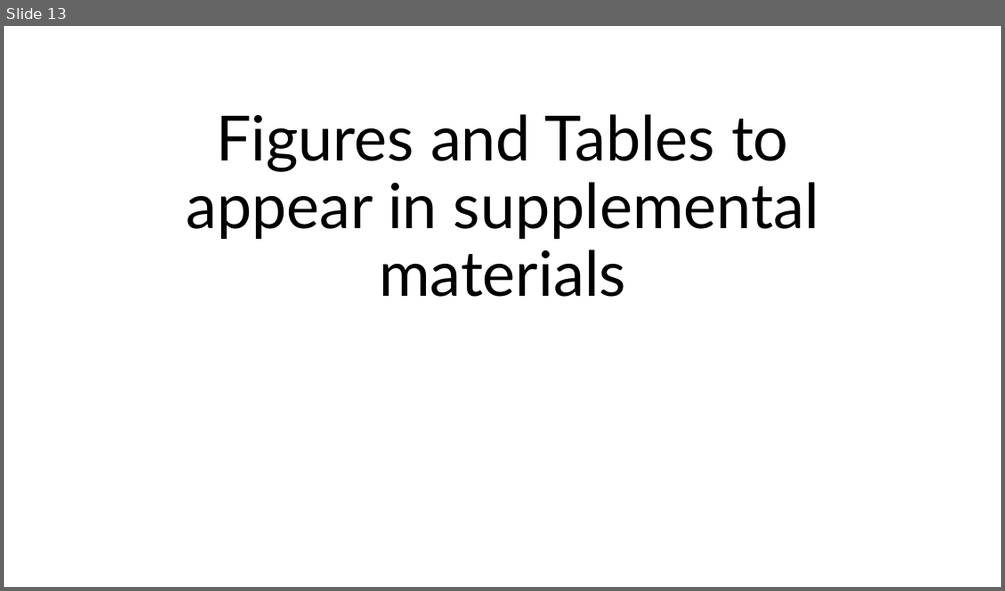
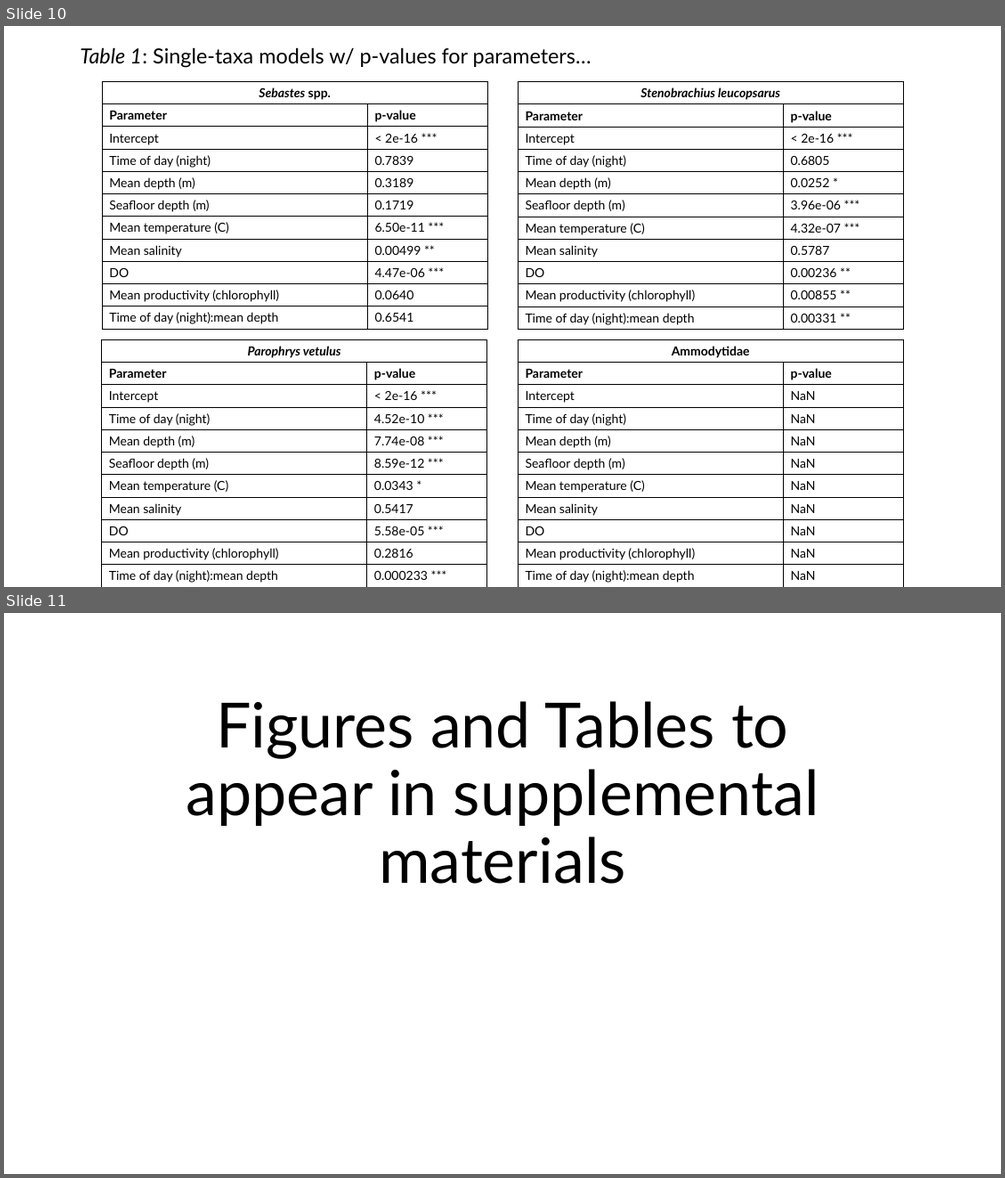
Before and after one commit to LukeABobay/larval-fish-community-analysis, a slide deck: Project Figures and Tables in order.pptx. Shown one above the other, each under a label of ours: slide 13 before the commit, slides 10 and 11 after it. The pictures are 1005x591 and 1005x1178 pixels, drawn with LibreOffice and Linux fonts; fonts in the diff are those of the drawing. Boxes give left, top, right and bottom in pixels: in the first picture for what was removed or moved away, otherwise in the second. Text is boxed around its words. In the diff, an @@ line names an element or a change of style, - is before the commit and + after.

Commit message:
Update powerpoint with figures and tables

```diff
--- a/Project Figures and Tables in order.pptx
+++ b/Project Figures and Tables in order.pptx
@@ slide 10 added at bbox=[4, 26, 1001, 587], background #FFFFFF @@
@@ title added at bbox=[80, 47, 591, 68], 20 pt, text #000000 @@
+Table 1: Single-taxa models w/ p-values for parameters…
@@ table added at bbox=[102, 81, 488, 328], 11 rows, 2 columns @@
+Sebastes spp. | 
+Parameter | p-value
+Intercept | < 2e-16 ***
+Time of day (night) | 0.7839
+Mean depth (m) | 0.3189
+Seafloor depth (m) | 0.1719
+Mean temperature (C) | 6.50e-11 ***
+Mean salinity | 0.00499 **
+DO | 4.47e-06 ***
+Mean productivity (chlorophyll) | 0.0640
+Time of day (night):mean depth | 0.6541
@@ table added at bbox=[518, 82, 904, 329], 11 rows, 2 columns @@
+Stenobrachius leucopsarus | 
+Parameter | p-value
+Intercept | < 2e-16 ***
+Time of day (night) | 0.6805
+Mean depth (m) | 0.0252 *
+Seafloor depth (m) | 3.96e-06 ***
+Mean temperature (C) | 4.32e-07 ***
+Mean salinity | 0.5787
+DO | 0.00236 **
+Mean productivity (chlorophyll) | 0.00855 **
+Time of day (night):mean depth | 0.00331 **
@@ table added at bbox=[101, 340, 487, 587], 11 rows, 2 columns @@
+Parophrys vetulus | 
+Parameter | p-value
+Intercept | < 2e-16 ***
+Time of day (night) | 4.52e-10 ***
+Mean depth (m) | 7.74e-08 ***
+Seafloor depth (m) | 8.59e-12 ***
+Mean temperature (C) | 0.0343 *
+Mean salinity | 0.5417
+DO | 5.58e-05 ***
+Mean productivity (chlorophyll) | 0.2816
+Time of day (night):mean depth | 0.000233 ***
@@ table added at bbox=[518, 340, 904, 587], 11 rows, 2 columns @@
+Ammodytidae | 
+Parameter | p-value
+Intercept | NaN
+Time of day (night) | NaN
+Mean depth (m) | NaN
+Seafloor depth (m) | NaN
+Mean temperature (C) | NaN
+Mean salinity | NaN
+DO | NaN
+Mean productivity (chlorophyll) | NaN
+Time of day (night):mean depth | NaN
@@ what was slide 13 is now slide 11 @@
```
Also in this commit, not shown: 13 slides changed, 3 other slides added.
